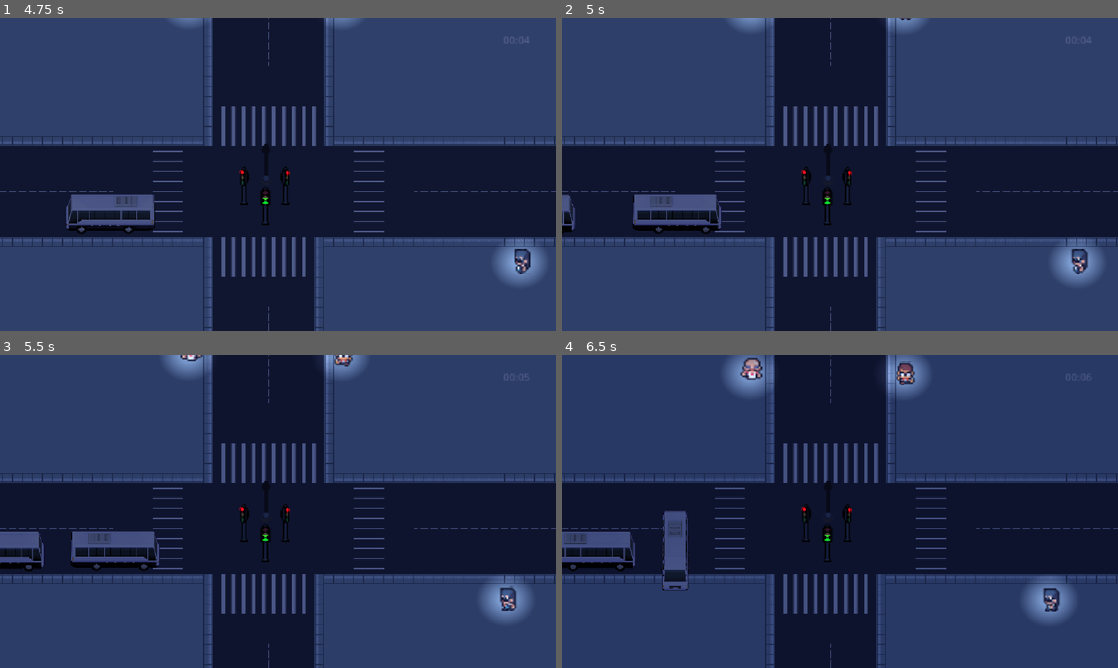
Above: before the commit, frames 1-4 (two rows, left to right).
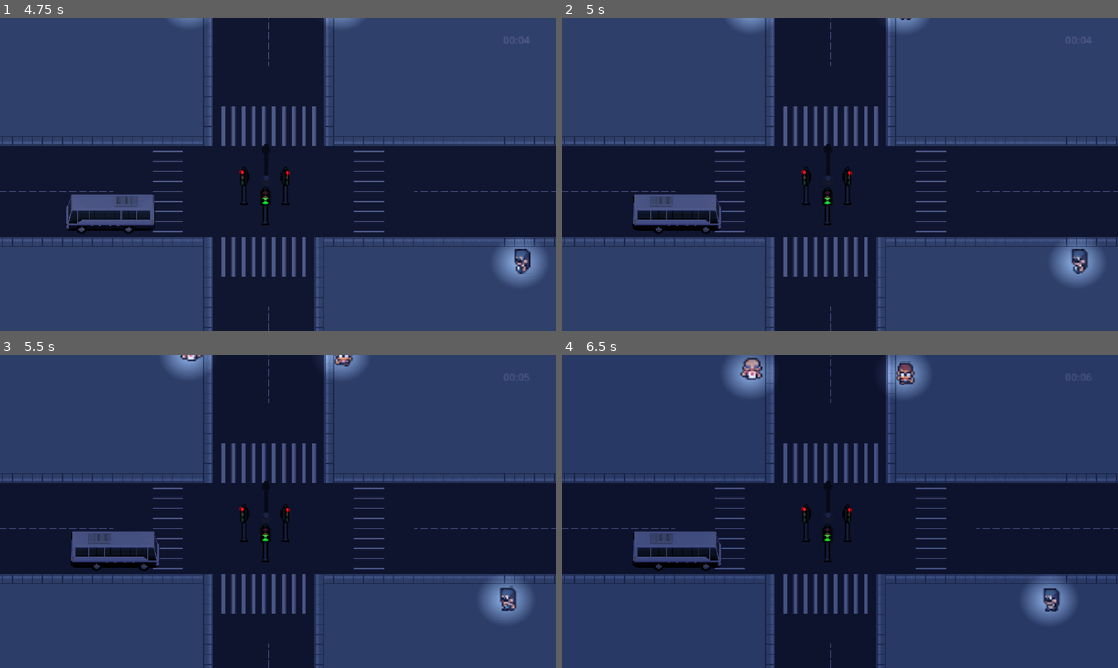
Above: after the commit, the same moments.

Repository: lafgo-fc/game-jam-repoooo
Game: Godot game, scene res://scne/test_one.tscn
Same seed, same stepped clock (60 frames per second), same inputs: the game is played once before the commit and once after it.
Inputs:
- Up to frame 1 (4.75 s): tap Enter (ui_accept) at 0.5, 0.77, 1.25, 1.52, 3.02, 3.77, 4.52 s; hold R (traffic control right and left) from 0.53 s (still down)
- Up to frame 2 (5 s): keep holding R (traffic control right and left)
- Up to frame 3 (5.5 s): keep holding R (traffic control right and left)
- Up to frame 4 (6.5 s): keep holding R (traffic control right and left); tap Enter (ui_accept) at 6.02 s

Frame 1 is identical in both runs. In frame 2, 0.2% of the frame differs, in the area x 0-3%, y 56-70%; in frame 3, 0.7%; in frame 4, 3.0%, in the area x 0-29%, y 49-76%.

Commit message:
fixed som bugs

Diff:
--- a/scne/pedestians.tscn
+++ b/scne/pedestians.tscn
@@ -84,7 +84,8 @@
 			dodge_stage = 0
 		move_and_slide()
 		return
-	start_dodge()
+
+
 	if different_directional_npc == true:
 		if (last_direction == \"right\" and other_npc.last_direction == \"left\") or (last_direction == \"left\" and other_npc.last_direction == \"right\"):
 			print(\"right left collided\")
@@ -92,6 +93,7 @@
 		elif (last_direction == \"top\" and other_npc.last_direction == \"front\") or (last_direction == \"front\" and other_npc.last_direction == \"top\"):
 			print(\"top front collided\")
 			dodge_type = \"front and down\"
+		start_dodge()
 
 
 	var distance = global_position.distance_to(near_pt.global_position)
@@ -106,13 +108,12 @@
 	else:
 		velocity = direction * SPEED
 		move_and_slide()
+		print(\"Calling process_animation\")
 		process_animation(direction)
 
 
 func process_animation(direction: Vector2):
-	if is_dodging and dodge_stage == 1:
-		npc_name.play(\"top\")
-		return
+	print(\"animation stage \" , dodge_stage)
 	if abs(direction.x)>abs(direction.y):
 		if direction.x > 0:
 			npc_name.play(\"right\")
@@ -198,12 +199,14 @@
 		npc_inside = false
 
 func start_dodge():
-	if dodge_type == \"left and right\":
+	if dodge_type == \"left and right\" and npc_inside:
 		if not is_dodging :
 			is_dodging = true
 			dodge_stage = 1
+			print(dodge_stage)
 			other_npc.being_dodged = true
 			dodge_target = global_position + Vector2(0 , -40)
+			npc_name.play(\"top\")
 "
 
 [sub_resource type="AtlasTexture" id="AtlasTexture_mvjtp"]
--- a/spawnr_thing.gd
+++ b/spawnr_thing.gd
@@ -30,4 +30,4 @@
 
 
 func _on_timer_timeout() -> void:
-	spawn_car()
+	pass
